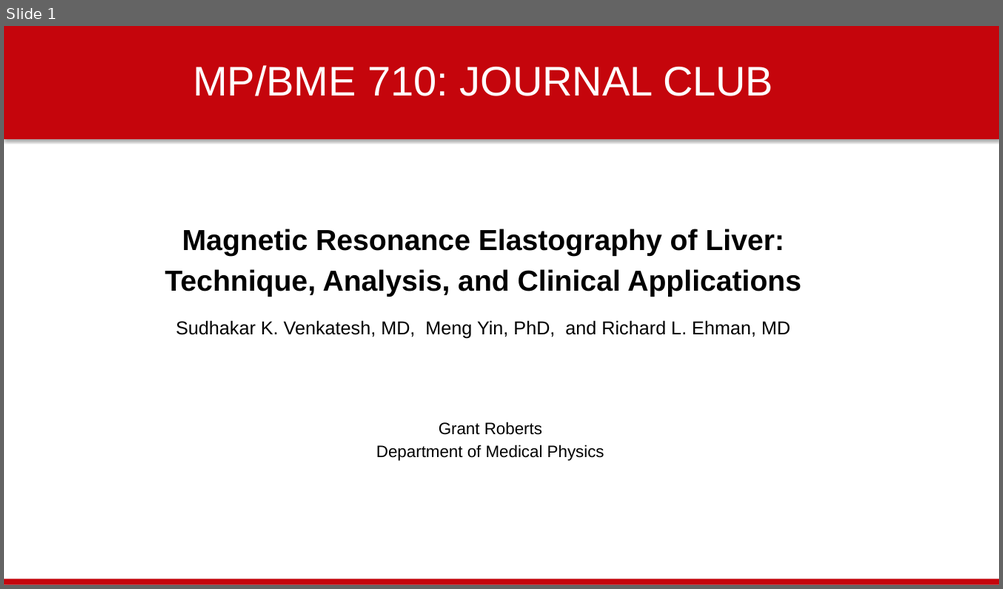
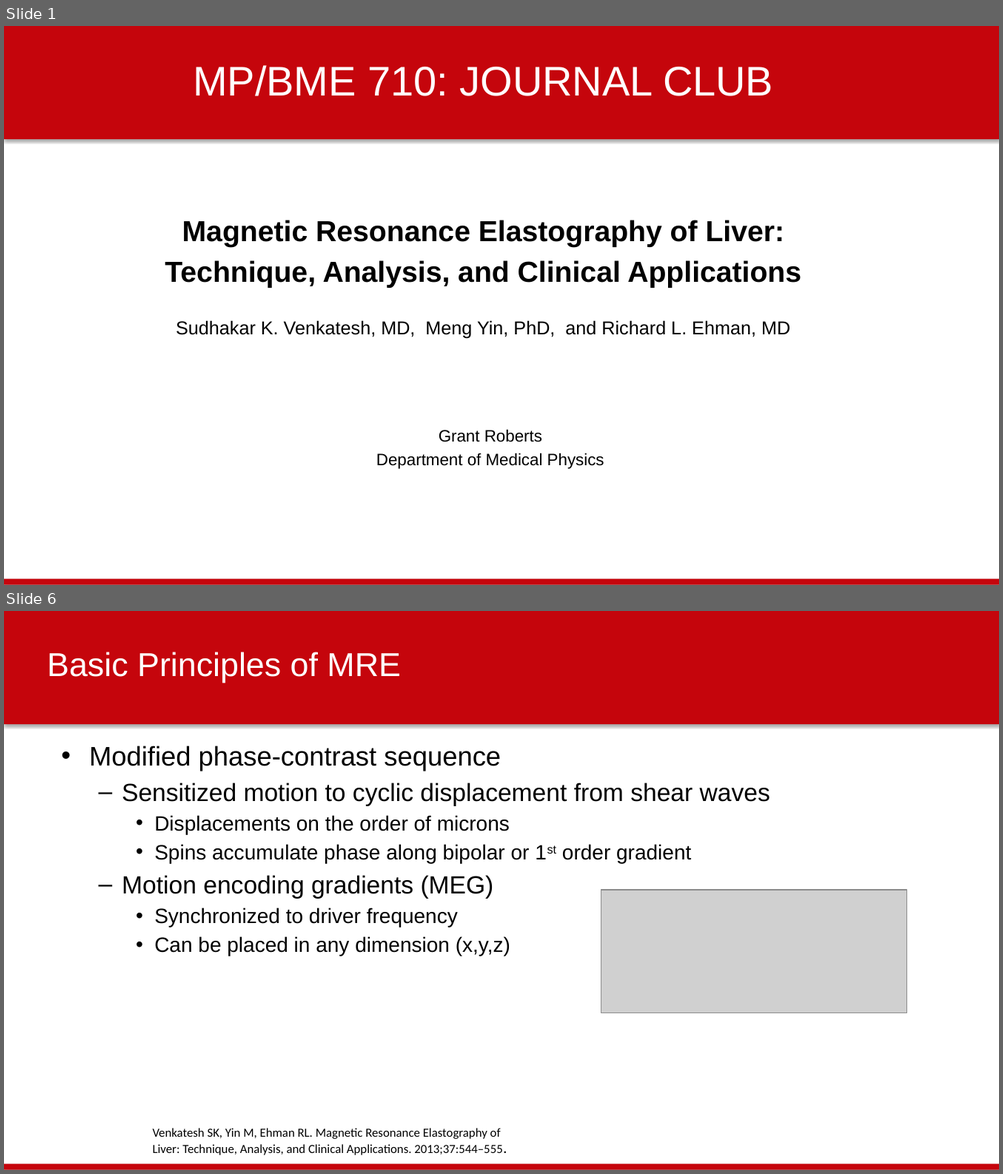
Before and after one commit to gsroberts1/MP710, a slide deck: Journal Club/Phase-Contrast and Elastography/MRE - Grant Roberts.pptx. Shown one above the other, each under a label of ours: slide 1 before the commit, slides 1 and 6 after it; the slides between them are not shown. The pictures are 1003x589 and 1003x1174 pixels, drawn with LibreOffice and Linux fonts; fonts in the diff are those of the drawing; grey boxes stand for pictures; background and template pictures are left out. Boxes give left, top, right and bottom in pixels: in the first picture for what was removed or moved away, otherwise in the second. Text is boxed around its words. In the diff, an @@ line names an element or a change of style, - is before the commit and + after.

```diff
--- a/Journal Club/Phase-Contrast and Elastography/MRE - Grant Roberts.pptx
+++ b/Journal Club/Phase-Contrast and Elastography/MRE - Grant Roberts.pptx
@@ slide 6 added at <box>4,611,999,1170</box>, background #FFFFFF; not listed: 2 template elements that a slide beside it also shows @@
@@ title added at <box>47,652,401,683</box>, 32 pt, text #FFFFFF @@
+Basic Principles of MRE
@@ text added at <box>89,746,770,957</box>, 20 pt, text #000000 @@
+• Modified phase-contrast sequence
+  – Sensitized motion to cyclic displacement from shear waves
+    • Displacements on the order of microns
+    • Spins accumulate phase along bipolar or 1st order gradient
+  – Motion encoding gradients (MEG)
+    • Synchronized to driver frequency
+    • Can be placed in any dimension (x,y,z)
@@ picture added at <box>601,890,907,1014</box> @@
@@ text added at <box>153,1128,506,1156</box>, 12 pt, text #000000 @@
+Venkatesh SK, Yin M, Ehman RL. Magnetic Resonance Elastography of Liver: Technique, Analysis, and Clinical Applications. 2013;37:544–555.
@@ slide 1 changed as well @@
@@ text "Magnetic Resonance Elastography of Liver:": place and size @@
-text "Magnetic Resonance Elastography of Liver:" at <box>165,229,801,297</box>
+text "Magnetic Resonance Elastography of Liver:" at <box>165,220,801,288</box>
@@ text "Grant Roberts": place and size @@
-text "Grant Roberts" at <box>376,422,604,461</box>
+text "Grant Roberts" at <box>376,429,604,469</box>
```
Also in this commit, not shown: 1 other slide changed, 12 other slides added, 3 slides removed, 1 other file.
